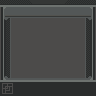
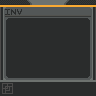
Revision of a layered (96, 96) image; what changed, layer by layer:
added layer "INV.stamp" in group "top.special.stamps" over [5, 9, 22, 15]
showed group "top.banners" (8 layers) over [0, 0, 96, 7]
showed "top.default.banner" over [0, 5, 96, 7]
showed group "bottom.banners" (9 layers) over [0, 0, 96, 78]
showed "codex.background" over [6, 18, 90, 78]
hid "machines.main" over [4, 18, 92, 78]
